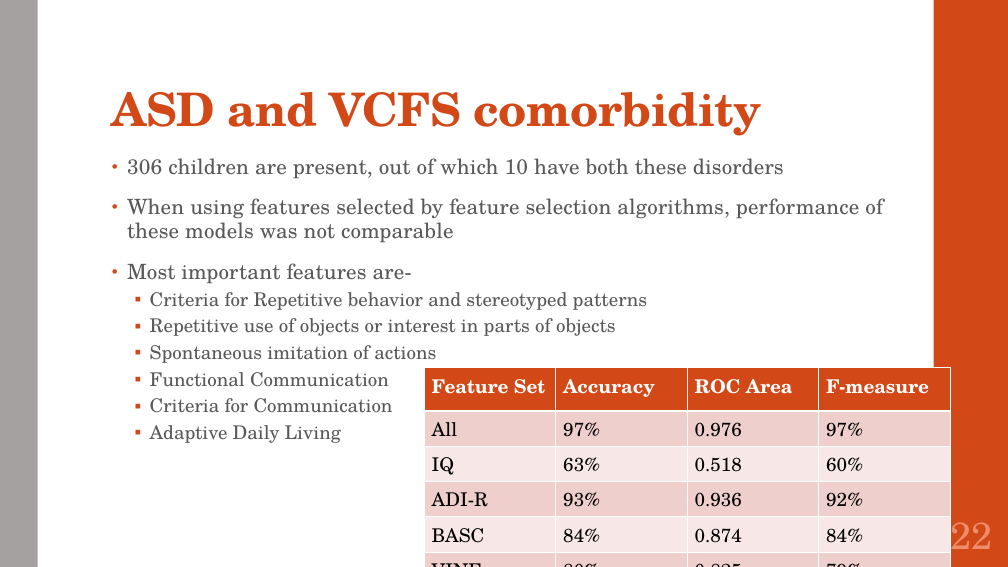
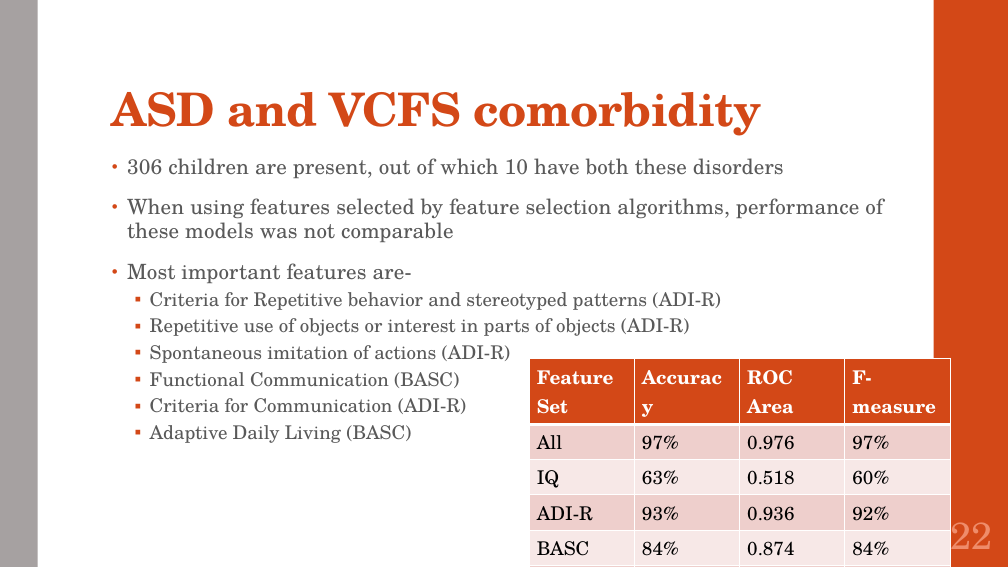
Before and after one commit to SirichandanaSambatur/CADDC, a slide deck: slide 22 of FinalReport.pptx. Drawn at 1008x567 pixels with LibreOffice and Linux fonts; fonts in the diff are those of the drawing. Boxes give left, top, right and bottom in pixels: in the first picture for what was removed or moved away, otherwise in the second. Text is boxed around its words. In the diff, an @@ line names an element or a change of style, - is before the commit and + after.

```diff
--- a/FinalReport.pptx
+++ b/FinalReport.pptx
@@ text at (150, 292, 721, 443): text changed @@
-  ▪ Criteria for Repetitive behavior and stereotyped patterns
-  ▪ Repetitive use of objects or interest in parts of objects
-  ▪ Spontaneous imitation of actions
-  ▪ Functional Communication
-  ▪ Criteria for Communication
-  ▪ Adaptive Daily Living
+  ▪ Criteria for Repetitive behavior and stereotyped patterns (ADI-R)
+  ▪ Repetitive use of objects or interest in parts of objects (ADI-R)
+  ▪ Spontaneous imitation of actions (ADI-R)
+  ▪ Functional Communication (BASC)
+  ▪ Criteria for Communication (ADI-R)
+  ▪ Adaptive Daily Living (BASC)
@@ table: place and size @@
-table at (424, 368, 951, 562)
+table at (529, 358, 950, 567)
```
Also in this commit, not shown: 10 other slides changed, 1 other file.
